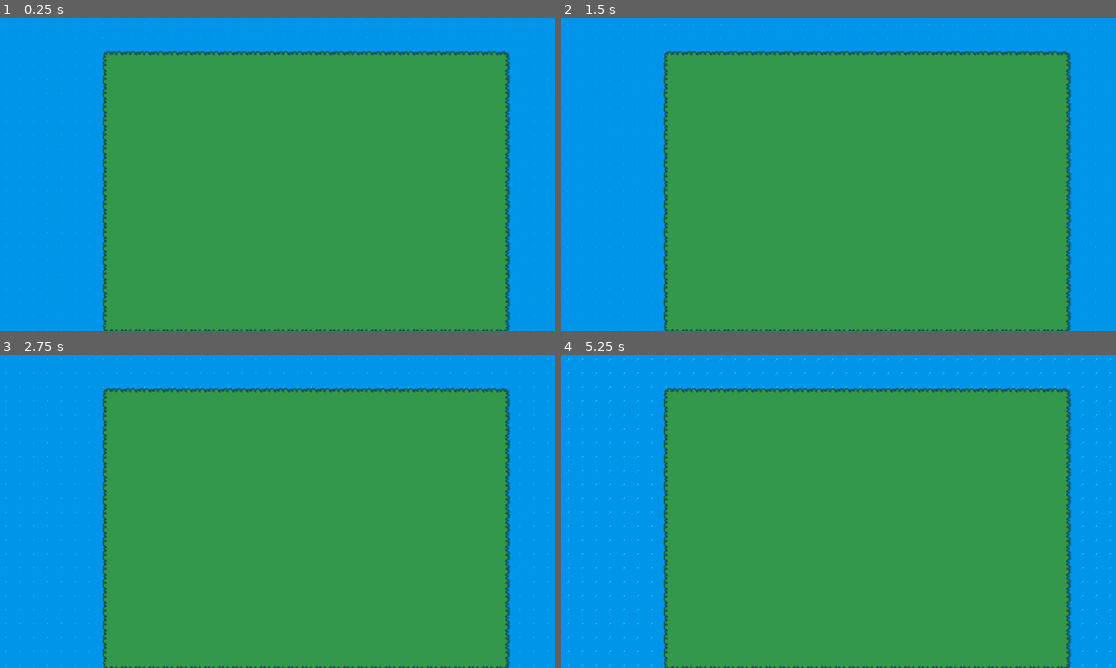
Above: before the commit, frames 1-4 (two rows, left to right).
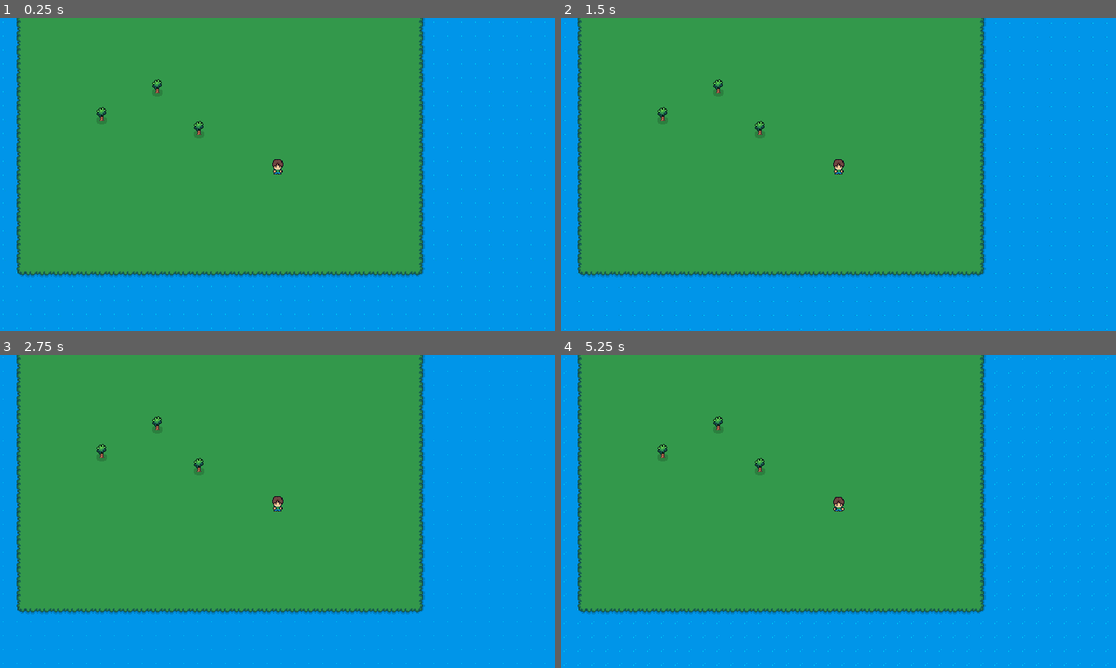
Above: after the commit, the same moments.

Repository: raspberryfingers/RiverrockEstateProject
Game: Godot game, scene res://scenes/tests/test_scene_objects_trees.tscn
The game is run twice, just before and just after one commit, with the same random seed, the same clock (stepped at 60 frames per second) and the same inputs. This scene is started directly instead of the project's main scene.
Inputs (mouse positions are in pixels of both pictures, inside the frame that each line leads up to):
- Up to frame 1 (0.25 s): no input
- Up to frame 2 (1.5 s): move the mouse to (960, 158) at 0.52 s; hold D (walk_right) 0.53-1.28 s; click (960, 158) at 0.6 s; move the mouse to (727, 190) at 1.27 s; hold S (walk_down) from 1.28 s (still down); click (727, 190) at 1.35 s
- Up to frame 3 (2.75 s): move the mouse to (333, 442) at 2.02 s; release S (walk_down) at 2.03 s; hold D (walk_right) from 2.03 s (still down); click (333, 442) at 2.1 s
- Up to frame 4 (5.25 s): move the mouse to (810, 574) at 2.77 s; release D (walk_right) at 2.78 s; hold W (walk_up) 2.78-3.53 s; click (810, 574) at 2.85 s; move the mouse to (1005, 558) at 3.52 s; hold A (walk_left) 3.53-5.03 s; click (1005, 558) at 3.6 s; move the mouse to (672, 464) at 4.27 s; click (672, 464) at 4.35 s; move the mouse to (866, 511) at 5.02 s; hold S (walk_down) from 5.03 s (still down); click (866, 511) at 5.1 s

The runs differ from the first frame. In frame 1, 46% of the frame differs, in the area x 0-100%, y 0-100%; in frame 2, 45%; in frame 3, 45%; in frame 4, 46%.
Error after the commit: Parse Error: Class "HurtComponent" hides a global script class. (res://scenes/components/hit_component.gd:1)

Commit message:
lost game

Diff:
--- a/project.godot
+++ b/project.godot
@@ -70,7 +70,9 @@
 
 2d_physics/layer_1="Ground"
 2d_physics/layer_2="Player"
-2d_physics/layer_3="Interactable"
+2d_physics/layer_3="Interactables"
+2d_physics/layer_4="Tools"
+2d_physics/layer_5="Objects"
 
 [rendering]
 
--- a/scenes/characters/player/player.tscn
+++ b/scenes/characters/player/player.tscn
@@ -12,6 +12,7 @@
 [ext_resource type="Script" path="res://scenes/characters/player/chopping_state.gd" id="10_t76nt"]
 [ext_resource type="Script" path="res://scenes/characters/player/tilling_state.gd" id="11_c2a36"]
 [ext_resource type="Script" path="res://scenes/characters/player/watering_state.gd" id="12_hkwhi"]
+[ext_resource type="PackedScene" uid="uid://dqixbdbtjf6cq" path="res://scenes/components/hit_component.tscn" id="13_2rhau"]
 
 [sub_resource type="AtlasTexture" id="AtlasTexture_slhwq"]
 atlas = ExtResource("2_7ulnu")
@@ -722,8 +723,11 @@
 }]
 
 [sub_resource type="CapsuleShape2D" id="CapsuleShape2D_qca65"]
-radius = 3.6051
+radius = 4.00567
 height = 20.5935
+
+[sub_resource type="CircleShape2D" id="CircleShape2D_c840y"]
+radius = 4.0
 
 [node name="Player" type="CharacterBody2D" node_paths=PackedStringArray("animated_sprite_2d")]
 collision_layer = 2
@@ -734,11 +738,13 @@
 [node name="AnimatedSprite2D" type="AnimatedSprite2D" parent="."]
 position = Vector2(0, -7)
 sprite_frames = SubResource("SpriteFrames_td4gx")
-animation = &"tilling_left"
+animation = &"chopping_left"
 autoplay = "idle_front"
+frame = 2
+frame_progress = 0.361531
 
 [node name="CollisionShape2D" type="CollisionShape2D" parent="."]
-position = Vector2(-0.5, -7)
+position = Vector2(0, -7)
 scale = Vector2(1.24823, 0.776943)
 shape = SubResource("CapsuleShape2D_qca65")
 
@@ -770,3 +776,9 @@
 script = ExtResource("12_hkwhi")
 player = NodePath("../..")
 animated_sprite_2d = NodePath("../../AnimatedSprite2D")
+
+[node name="HitComponent" parent="." instance=ExtResource("13_2rhau")]
+
+[node name="CollisionShape2D" type="CollisionShape2D" parent="HitComponent"]
+shape = SubResource("CircleShape2D_c840y")
+debug_color = Color(0.985687, 0, 0.331265, 0.42)
--- /dev/null
+++ b/scenes/components/hit_component.gd
@@ -0,0 +1,5 @@
+class_name HurtComponent
+extends Area2D
+
+@export var tool : DataTypes.Tools = DataTypes.Tools.None
+@export var hit_damage : int = 1
--- /dev/null
+++ b/scenes/components/hit_component.tscn
@@ -0,0 +1,8 @@
+[gd_scene load_steps=2 format=3 uid="uid://dqixbdbtjf6cq"]
+
+[ext_resource type="Script" path="res://scenes/components/hit_component.gd" id="1_p80ou"]
+
+[node name="HitComponent" type="Area2D"]
+collision_layer = 8
+collision_mask = 16
+script = ExtResource("1_p80ou")
--- /dev/null
+++ b/scenes/components/hurt_component.gd
@@ -0,0 +1,9 @@
+class_name HurtComponent
+extends Area2D
+
+@export var tool : DataTypes.Tools = DataTypes.Tools.None
+
+signal on_hurt
+
+func _on_area_entered(area):
+	pass # Replace with function body.
--- /dev/null
+++ b/scenes/components/hurt_component.tscn
@@ -0,0 +1,8 @@
+[gd_scene load_steps=2 format=3 uid="uid://dc2d41jvhw08i"]
+
+[ext_resource type="Script" path="res://scenes/components/hurt_component.gd" id="1_ujgdj"]
+
+[node name="HurtComponent" type="Area2D"]
+script = ExtResource("1_ujgdj")
+
+[connection signal="area_entered" from="." to="." method="_on_area_entered"]
--- a/scenes/objects/trees/small_tree.tscn
+++ b/scenes/objects/trees/small_tree.tscn
@@ -7,8 +7,8 @@
 region = Rect2(40, 32, 16, 24)
 
 [sub_resource type="CapsuleShape2D" id="CapsuleShape2D_5b1os"]
-radius = 5.0
-height = 14.0
+radius = 3.0
+height = 6.0
 
 [node name="SmallTree" type="Sprite2D"]
 position = Vector2(0, -4)
@@ -17,5 +17,5 @@
 [node name="StaticBody2D" type="StaticBody2D" parent="."]
 
 [node name="CollisionShape2D" type="CollisionShape2D" parent="StaticBody2D"]
-position = Vector2(0, -3)
+position = Vector2(0, 1)
 shape = SubResource("CapsuleShape2D_5b1os")
--- a/scenes/tests/test_scene_objects_trees.tscn
+++ b/scenes/tests/test_scene_objects_trees.tscn
@@ -1,6 +1,7 @@
-[gd_scene load_steps=2 format=3 uid="uid://d2maafnmrf1f7"]
+[gd_scene load_steps=3 format=3 uid="uid://d2maafnmrf1f7"]
 
 [ext_resource type="TileSet" uid="uid://8o0qchrt0dtl" path="res://tilesets/game_tile_set.tres" id="1_py4nd"]
+[ext_resource type="PackedScene" uid="uid://c4rrgbbbdq8pc" path="res://scenes/characters/player/player.tscn" id="2_ws0wg"]
 
 [node name="TestSceneTilemap" type="Node2D"]
 
@@ -15,3 +16,13 @@
 tile_set = ExtResource("1_py4nd")
 format = 2
 layer_0/tile_data = PackedInt32Array(1441828, 65566, 4, 1376292, 30, 1, 1310756, 30, 1, 1245220, 30, 1, 1179684, 30, 1, …(9827 unchanged characters)…
+
+[node name="Trees" type="TileMap" parent="GameTilemap"]
+tile_set = ExtResource("1_py4nd")
+format = 2
+layer_0/tile_data = PackedInt32Array(720909, 11, 65536, 786452, 11, 65536, 589841, 11, 65536)
+
+[node name="Player" parent="." instance=ExtResource("2_ws0wg")]
+position = Vector2(419, 246)
+
+[node name="Camera2D" type="Camera2D" parent="Player"]
--- a/tilesets/game_tile_set.tres
+++ b/tilesets/game_tile_set.tres
@@ -8,6 +8,7 @@
 [ext_resource type="Texture2D" uid="uid://cldwesmxbkq5" path="res://assets/tiles/farm_land/farm_land_wet_tile.png" id="2_kp3up"]
 [ext_resource type="Texture2D" uid="uid://c833xsjj8rqux" path="res://assets/tiles/water/water_stone_tile_2.png" id="3_1miop"]
 [ext_resource type="Texture2D" uid="uid://dks0jhkwgs3ma" path="res://assets/tiles/water/water_middle.png" id="3_v3qah"]
+[ext_resource type="PackedScene" uid="uid://bkjwsihq3kil1" path="res://scenes/objects/trees/small_tree.tscn" id="4_d2mxt"]
 [ext_resource type="Texture2D" uid="uid://cqwnp0cetfr2g" path="res://assets/tiles/water/water_stone_tile_3.png" id="4_oja6m"]
 [ext_resource type="PackedScene" uid="uid://b3ki1g5i3a87d" path="res://scenes/houses/large_house.tscn" id="4_swux7"]
 [ext_resource type="Texture2D" uid="uid://b16tuq0a4nkk7" path="res://assets/tiles/water/water_stone_tile_4.png" id="5_hrq3x"]
@@ -230,6 +231,7 @@
 0:0/0 = 0
 
 [sub_resource type="TileSetScenesCollectionSource" id="TileSetScenesCollectionSource_7rnd7"]
+scenes/1/scene = ExtResource("4_d2mxt")
 scenes/2/scene = ExtResource("4_swux7")
 
 [sub_resource type="TileSetAtlasSource" id="TileSetAtlasSource_pjeac"]
Not shown: 1 places in scenes/characters/player/player.tscn that only renumber resources
Not shown: 1 places in tilesets/game_tile_set.tres that only renumber resources
Not shown, changed: assets/player/player_modular/.DS_Store
Not shown, changed: assets/player/player_modular/hands/.DS_Store
Not shown, added: assets/player/player_modular/tools/.DS_Store
